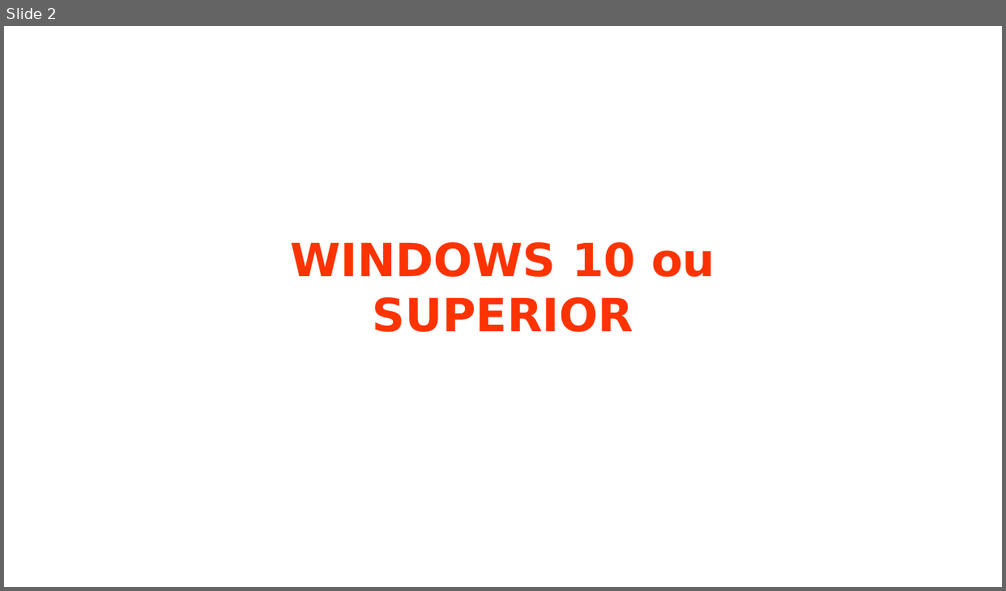
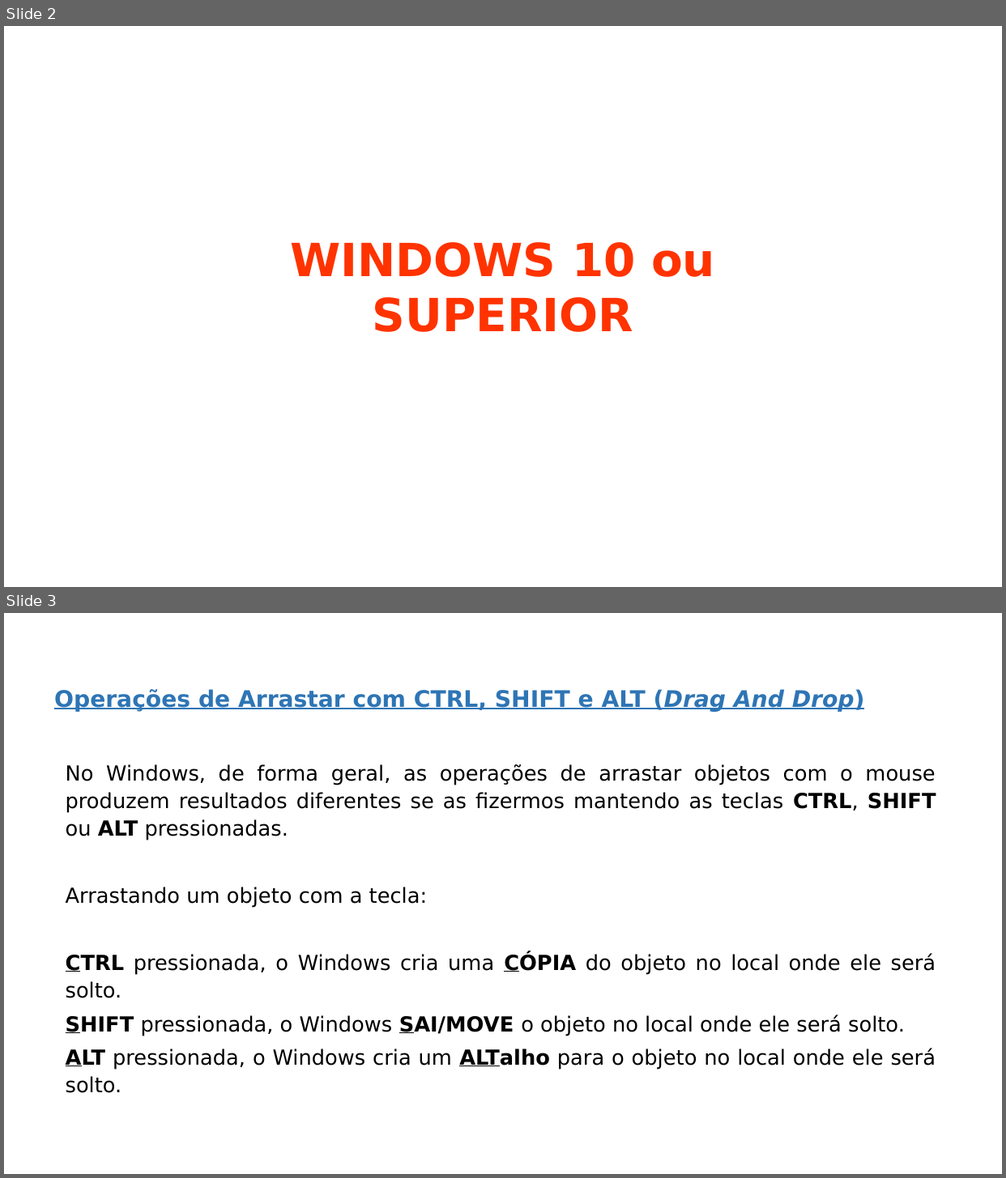
Before and after one commit to trafego2-create/slide-generator, a slide deck: pptx_templates/PETR_modelo.pptx. Shown one above the other, each under a label of ours: slide 2 before the commit, slides 2 and 3 after it. The pictures are 1006x591 and 1006x1178 pixels, drawn with LibreOffice and Linux fonts; fonts in the diff are those of the drawing; background and template pictures are left out. Boxes give left, top, right and bottom in pixels: in the first picture for what was removed or moved away, otherwise in the second. Text is boxed around its words. In the diff, an @@ line names an element or a change of style, - is before the commit and + after.

```diff
--- a/pptx_templates/PETR_modelo.pptx
+++ b/pptx_templates/PETR_modelo.pptx
@@ slide 3 added at <box>4,613,1002,1174</box>, background picture (left out) @@
@@ text added at <box>54,689,865,712</box>, 22 pt, text #2E75B5, bold, underline @@
+Operações de Arrastar com CTRL, SHIFT e ALT (Drag And Drop)
@@ text added at <box>66,764,936,1070</box>, 20 pt, text #000000 @@
+No Windows, de forma geral, as operações de arrastar objetos com o mouse produzem resultados diferentes se as fizermos mantendo as teclas CTRL, SHIFT ou ALT pressionadas.
+Arrastando um objeto com a tecla:
+CTRL pressionada, o Windows cria uma CÓPIA do objeto no local onde ele será solto.
+SHIFT pressionada, o Windows SAI/MOVE o objeto no local onde ele será solto.
+ALT pressionada, o Windows cria um ALTalho para o objeto no local onde ele será solto.
```
Also in this commit, not shown: 1 slide removed, 1 other file.
